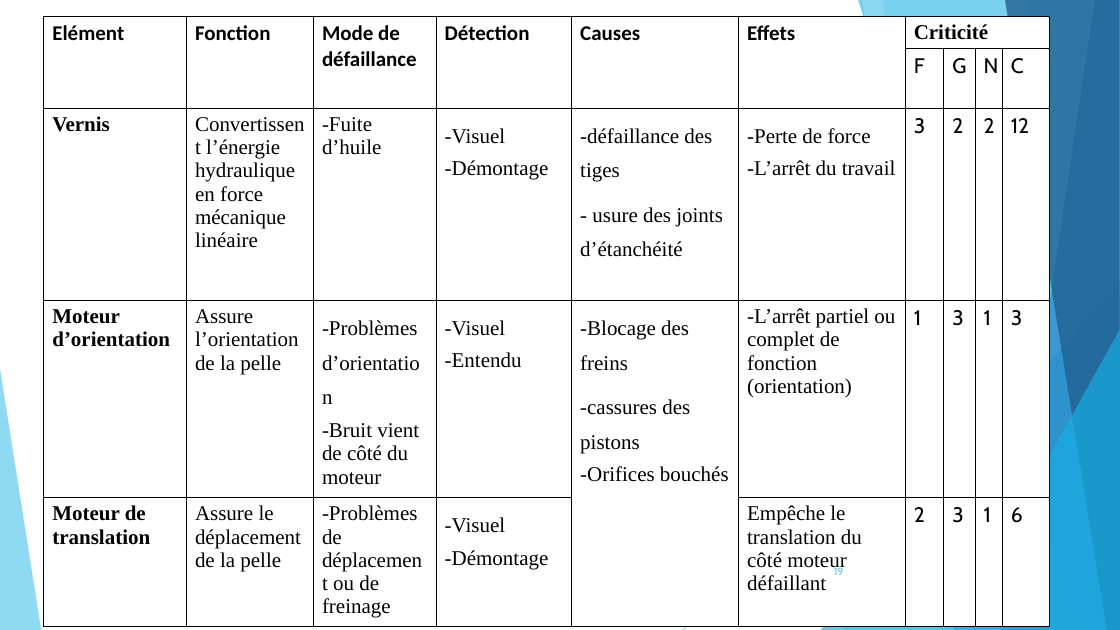
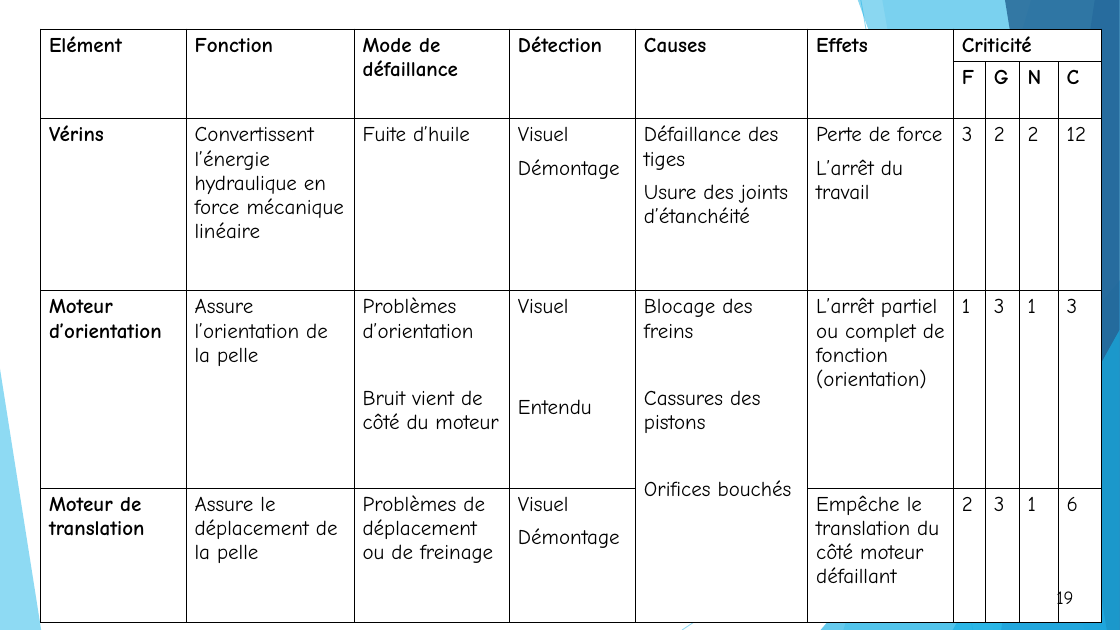
Before and after one commit to OussamaTeyib/PFE_2024, a slide deck: slide 19 of Présentation.pptx. Drawn at 1120x630 pixels with LibreOffice and Linux fonts; fonts in the diff are those of the drawing. Boxes give left, top, right and bottom in pixels: in the first picture for what was removed or moved away, otherwise in the second. Text is boxed around its words. In the diff, an @@ line names an element or a change of style, - is before the commit and + after.

```diff
--- a/Présentation.pptx
+++ b/Présentation.pptx
@@ table at [40, 29, 1102, 601] @@
-row 3: Vernis | Convertissent l’énergie hydraulique en force mécanique linéaire | -Fuite d’huile | -Visuel / -Démontage | -défaillance des tiges / - usure des joints d’étanchéité | -Perte de force / -L’arrêt du travail | 3 | 2 | 2 | 12
+row 3: Vérins | Convertissent l’énergie hydraulique en force mécanique linéaire | Fuite d’huile | Visuel / Démontage | Défaillance des tiges / Usure des joints d’étanchéité | Perte de force / L’arrêt du travail | 3 | 2 | 2 | 12
-row 4: Moteur d’orientation | Assure l’orientation de la pelle | -Problèmes d’orientation / -Bruit vient de côté du moteur | -Visuel / -Entendu | -Blocage des freins / -cassures des pistons / -Orifices bouchés | -L’arrêt partiel ou complet de fonction (orientation) | 1 | 3 | 1 | 3
+row 4: Moteur d’orientation | Assure l’orientation de la pelle | Problèmes d’orientation / Bruit vient de côté du moteur | Visuel / Entendu | Blocage des freins / Cassures des pistons / Orifices bouchés | L’arrêt partiel ou complet de fonction (orientation) | 1 | 3 | 1 | 3
-row 5, column 3: -Problèmes de déplacement ou de freinage
+row 5, column 3: Problèmes de déplacement ou de freinage
-row 5, column 4: -Visuel / -Démontage
+row 5, column 4: Visuel / Démontage
@@ font Calibri to Comic Neue in "Elément", "Fonction", "Mode de défaillance", "Détection" and 2 more places @@
@@ font Times New Roman to Comic Neue in "Criticité", "Convertissent l’énergie hydraulique en force mécanique linéa ...", "Moteur d’orientation", "Assure l’orientation de la pelle" and 3 more places @@
@@ font Cabin to Comic Neue in "F", "G", "N", "C" and 12 more places @@
@@ bold on in "F", "G", "N", "C" @@
@@ table: place and size @@
-table at [44, 17, 1049, 628]
+table at [40, 29, 1102, 601]
@@ page number: place and size @@
-page number at [834, 567, 844, 575]
+page number at [1032, 581, 1098, 614]
@@ page number at [1032, 581, 1098, 614]: size 9 to 16 pt, font Cabin to Comic Neue, text colour #5FCBEF to #000000; alignment right to centre; fill none to #FFFFFF; outline none to #000000 1.5 pt @@
```
Also in this commit, not shown: 22 other slides changed, 1 slide added, 1 slide removed, 5 other files.
